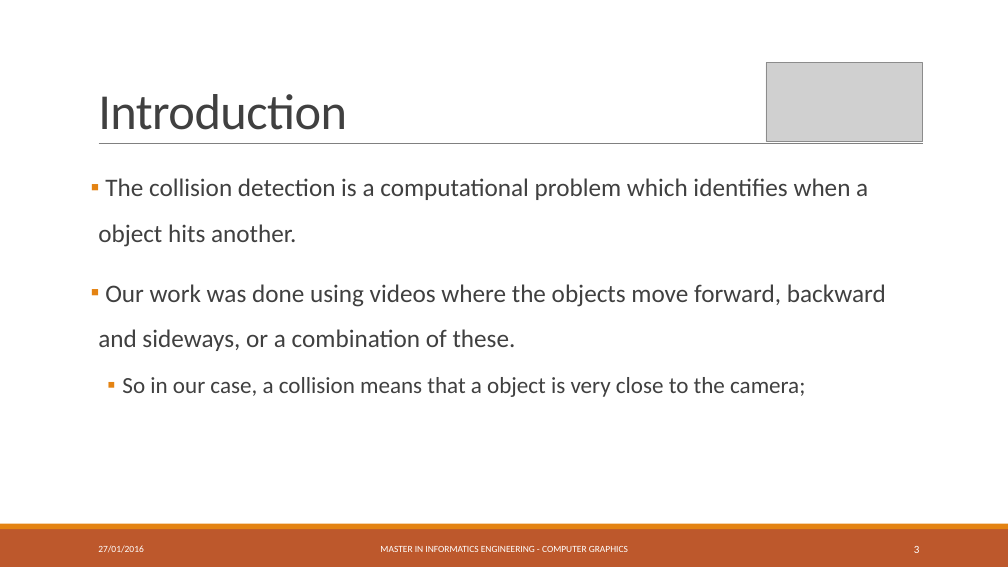
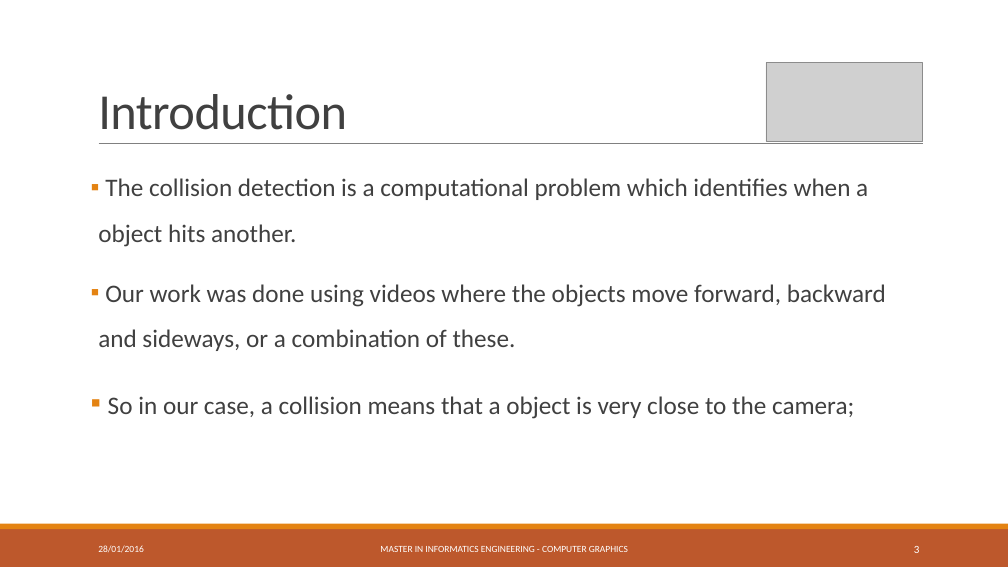
Before and after one commit to RafaelAnt/Trabalho_VpC, a slide deck: slide 3 of Presentation.pptx. Drawn at 1008x567 pixels with LibreOffice and Linux fonts; fonts in the diff are those of the drawing; grey boxes stand for pictures. Boxes give left, top, right and bottom in pixels: in the first picture for what was removed or moved away, otherwise in the second. Text is boxed around its words. In the diff, an @@ line names an element or a change of style, - is before the commit and + after.

```diff
--- a/Presentation.pptx
+++ b/Presentation.pptx
@@ text at box(108, 396, 854, 419): size 22 to 24 pt in "So in our case, a collision means ..."; list level 2 to 1 in "So in our case, a ..." @@
```
Also in this commit, not shown: 8 other slides changed, 2 other files.
